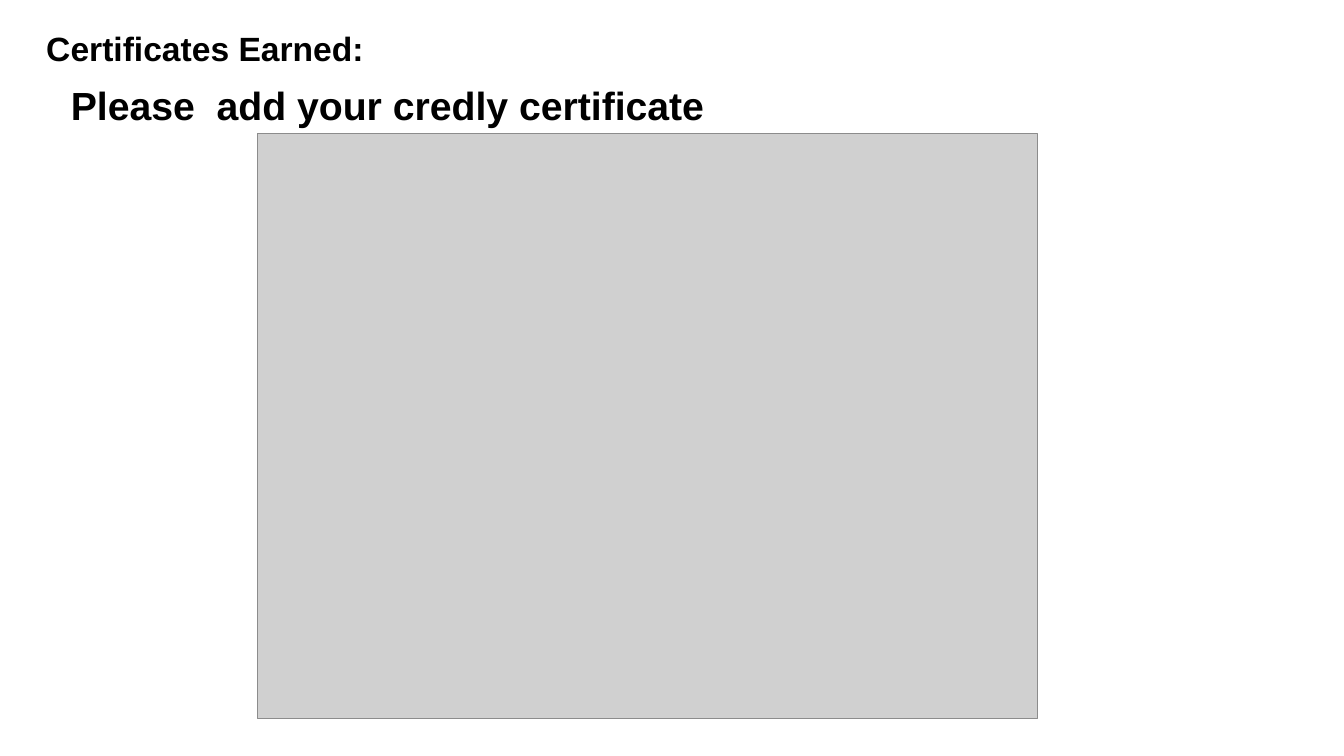
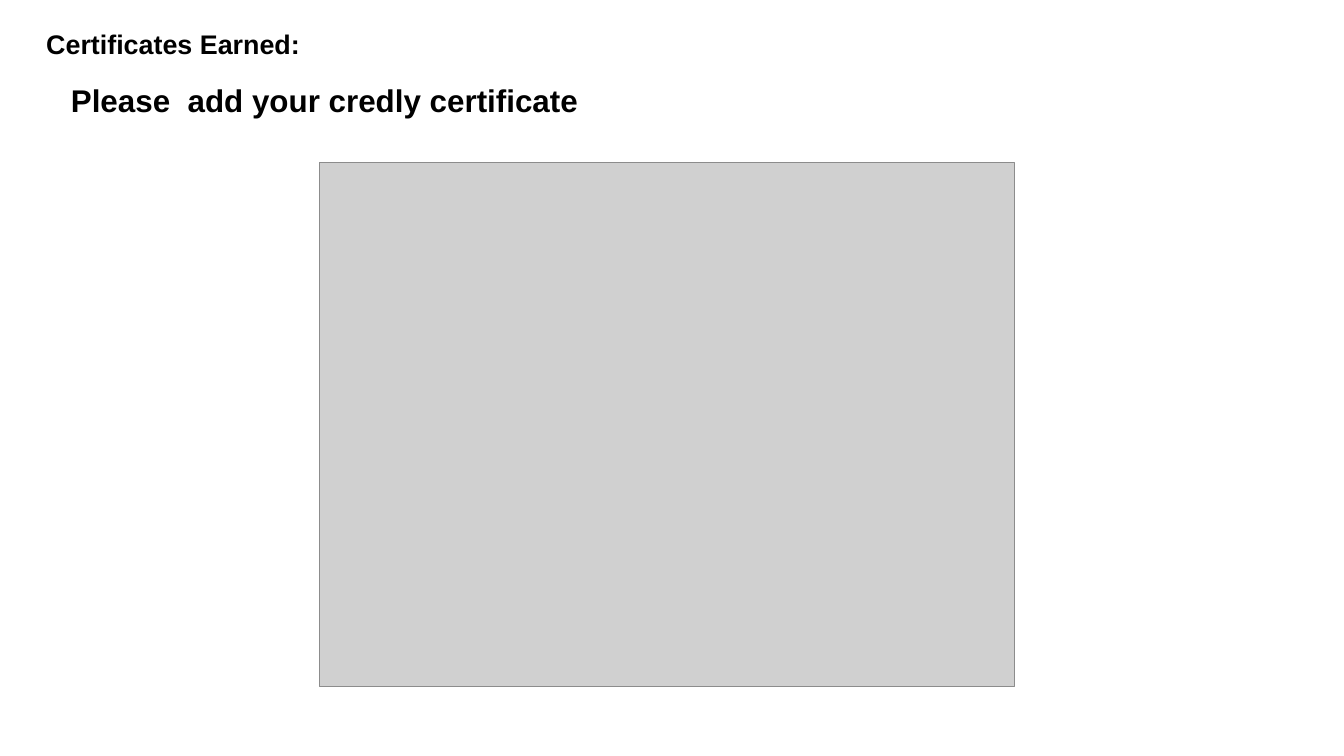
Before and after one commit to Asqi06/IBMhack, a slide deck: slide 12 of ibm.pptx (slide 14 before the commit). Drawn at 1344x756 pixels with LibreOffice and Linux fonts; fonts in the diff are those of the drawing; grey boxes stand for pictures. Boxes give left, top, right and bottom in pixels: in the first picture for what was removed or moved away, otherwise in the second. Text is boxed around its words. In the diff, an @@ line names an element or a change of style, - is before the commit and + after.

```diff
--- a/ibm.pptx
+++ b/ibm.pptx
@@ text "Certificates Earned:" at bbox=[46, 34, 300, 55]: size 24 to 19.2 pt @@
@@ text "Please add your credly certificate" at bbox=[71, 89, 578, 118]: size 28 to 22.4 pt @@
@@ picture: place and size @@
-picture at bbox=[257, 134, 1037, 720]
+picture at bbox=[320, 162, 1015, 687]
```
Also in this commit, not shown: 12 other slides changed, 2 slides removed, 10 other files.
